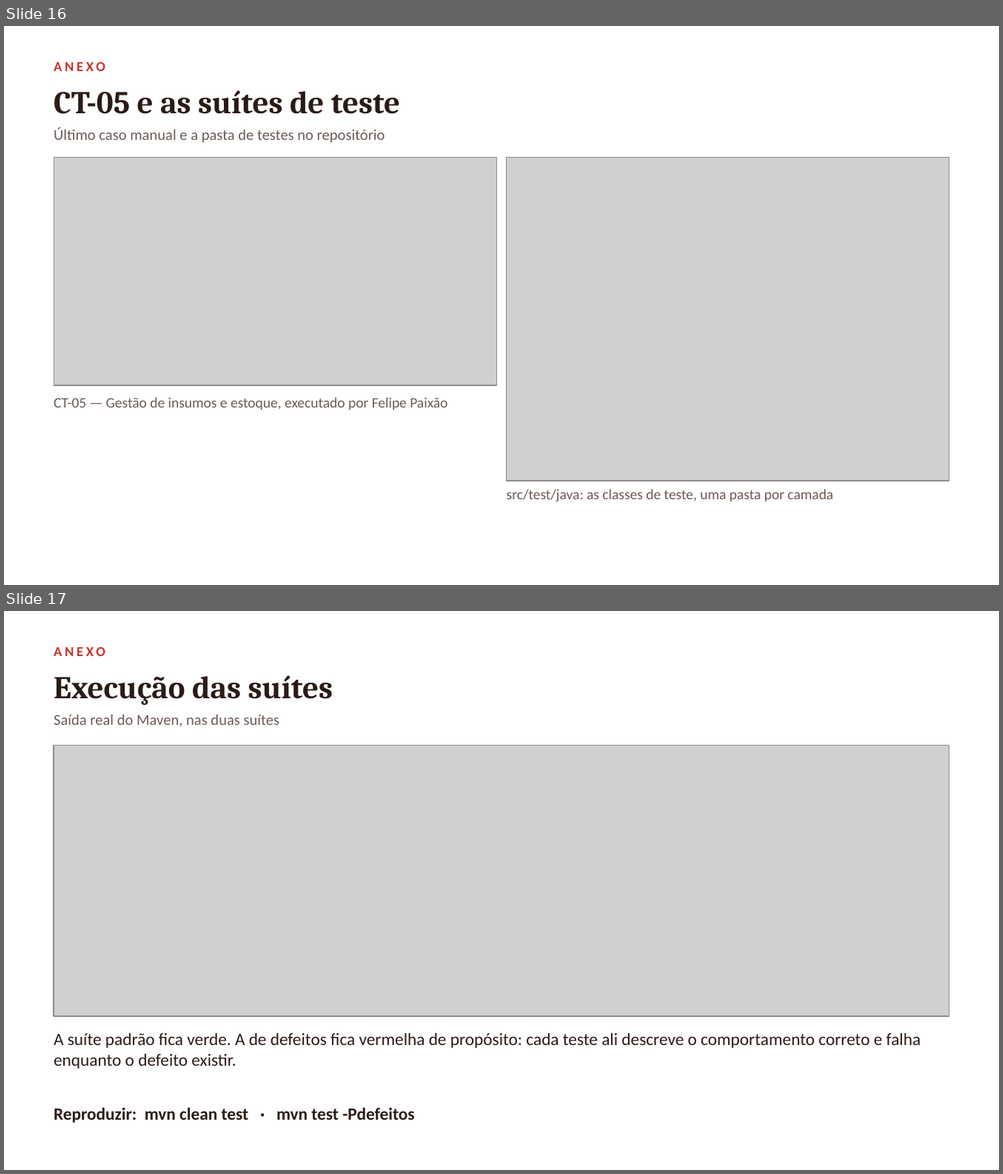
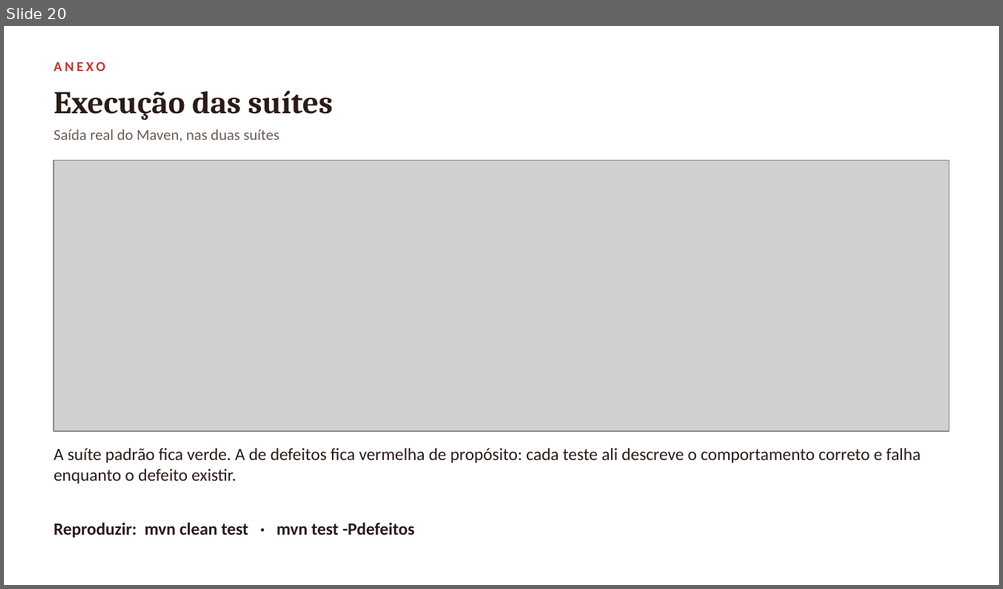
Before and after one commit to vini-pinheiro/trabalho-qualidade-e-teste-de-software, a slide deck: docs/entrega-1/apresentacao/apresentacao-entrega-1.pptx. Shown one above the other, each under a label of ours: slides 16 and 17 before the commit, slide 20 after it. The pictures are 1003x1174 and 1003x589 pixels, drawn with LibreOffice and Linux fonts; fonts in the diff are those of the drawing; grey boxes stand for pictures. Boxes give left, top, right and bottom in pixels: in the first picture for what was removed or moved away, otherwise in the second. Text is boxed around its words. In the diff, an @@ line names an element or a change of style, - is before the commit and + after.

Commit message:
docs: anexos com um slide por integrante e links clicáveis
- link do repositório visível na abertura, no encerramento e nos anexos
- toda referência #NN vira link para a issue correspondente (56 links no deck)
- um anexo por integrante: cabeçalho do documento do caso e tela do sistema
- telas extraídas dos prints anexados aos próprios casos de teste

```diff
--- a/docs/entrega-1/apresentacao/apresentacao-entrega-1.pptx
+++ b/docs/entrega-1/apresentacao/apresentacao-entrega-1.pptx
@@ slide 16 removed at (4,26,999,585), background #FFFFFF @@
@@ text removed at (54,62,105,71) @@
-ANEXO
@@ text removed at (54,90,400,114) @@
-CT-05 e as suítes de teste
@@ text removed at (54,127,385,143) @@
-Último caso manual e a pasta de testes no repositório
@@ picture removed at (54,157,496,386) @@
@@ picture removed at (506,157,949,482) @@
@@ text removed at (54,397,447,410) @@
-CT-05 — Gestão de insumos e estoque, executado por Felipe Paixão
@@ text removed at (506,489,833,503) @@
-src/test/java: as classes de teste, uma pasta por camada
@@ what was slide 17 is now slide 20 @@
```
Also in this commit, not shown: 14 slides changed, 5 slides added, 1 other slide removed, 11 other files.
